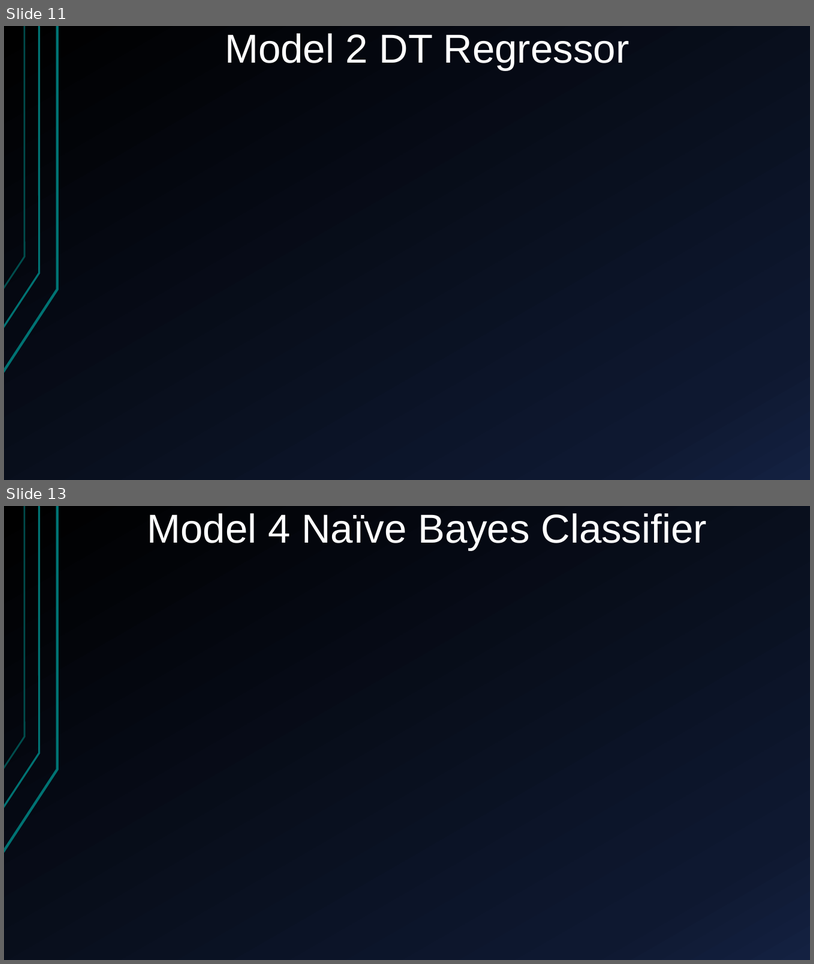
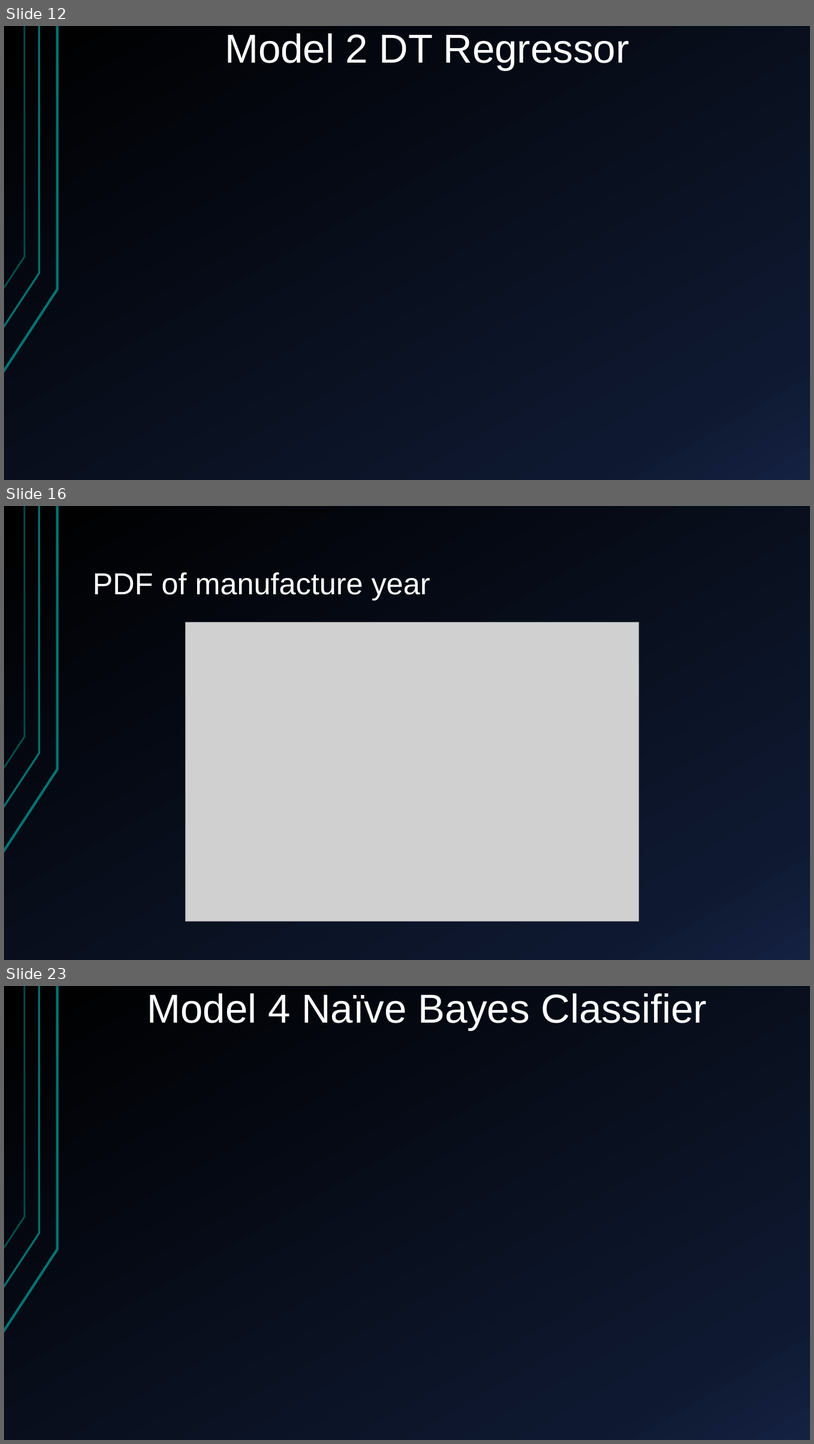
Before and after one commit to Alfons0329/Machine_Learning_Fall_2017, a slide deck: Final_proj/Presentation.pptx. Shown one above the other, each under a label of ours: slides 11 and 13 before the commit, slides 12, 16 and 23 after it; the slides between them are not shown. The pictures are 814x964 and 814x1444 pixels, drawn with LibreOffice and Linux fonts; fonts in the diff are those of the drawing; grey boxes stand for pictures. Boxes give left, top, right and bottom in pixels: in the first picture for what was removed or moved away, otherwise in the second. Text is boxed around its words. In the diff, an @@ line names an element or a change of style, - is before the commit and + after.

```diff
--- a/Final_proj/Presentation.pptx
+++ b/Final_proj/Presentation.pptx
@@ slide 16 added at <box>4,506,810,960</box>, background gradient #000000 to #0F1931 to #142242; not listed: 3 template elements that a slide beside it also shows @@
@@ title added at <box>93,572,431,600</box>, 36 pt, text #FFFFFF @@
+PDF of manufacture year
@@ picture added at <box>185,622,639,922</box> @@
@@ what was slide 11 is now slide 12 @@
@@ what was slide 13 is now slide 23 @@
```
Also in this commit, not shown: 3 slides changed, 9 other slides added.
